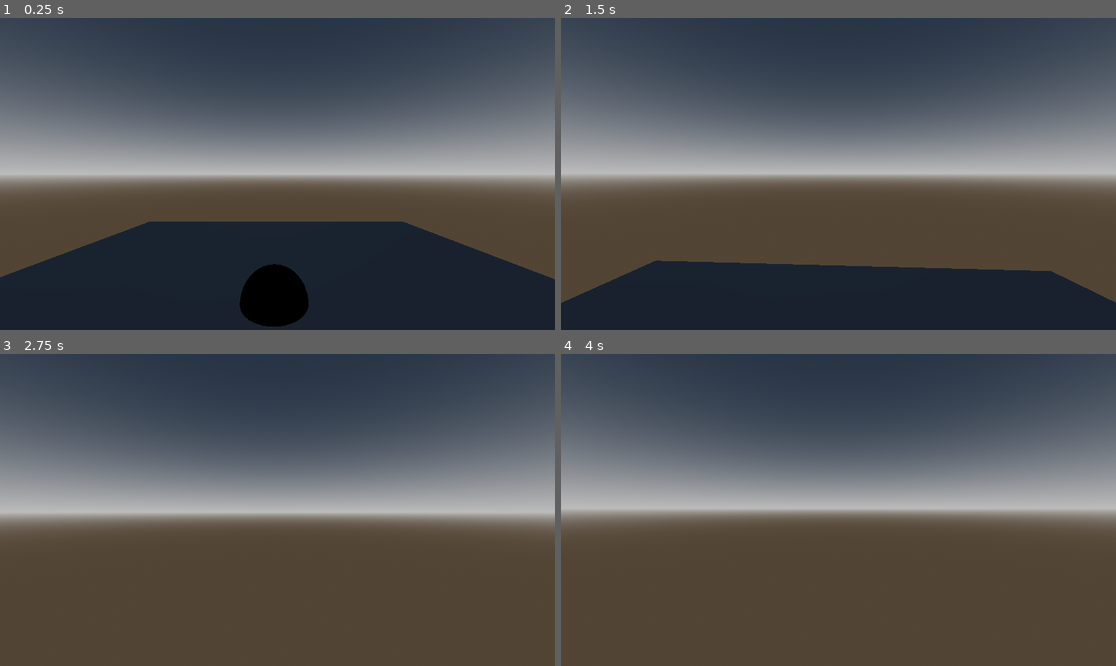
Above: before the commit, frames 1-4 (two rows, left to right).
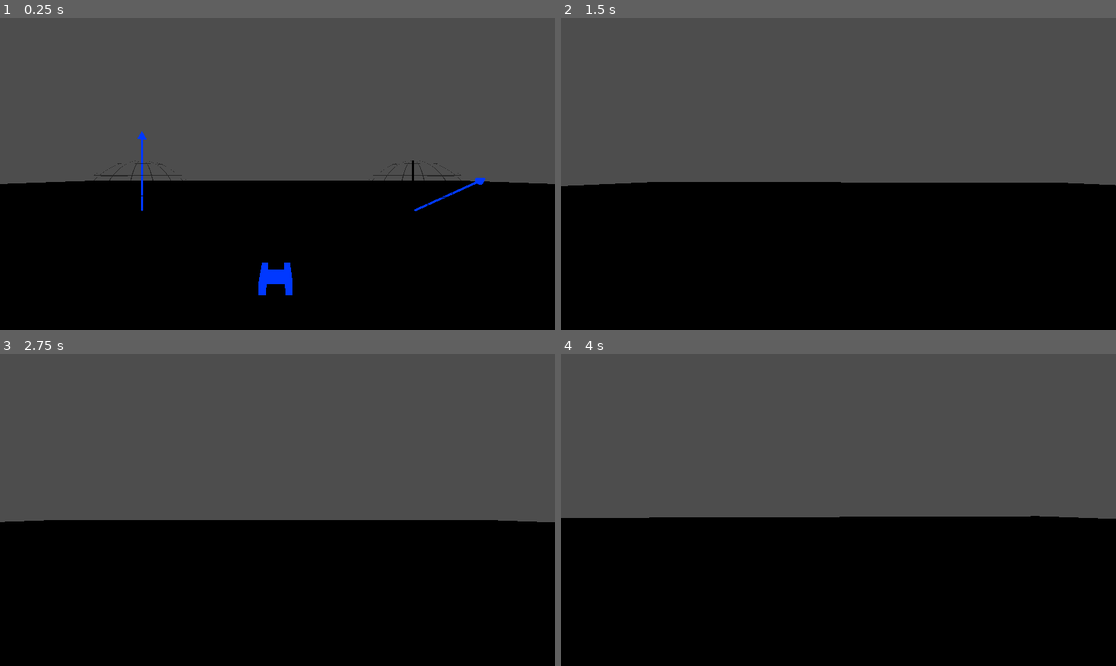
Above: after the commit, the same moments.

Repository: tdejong00/qugame
Game: Godot game, scene res://scenes/levels/main.tscn
The game is run twice, just before and just after one commit, with the same random seed, the same clock (stepped at 60 frames per second) and the same inputs.
Inputs (mouse positions are in pixels of both pictures, inside the frame that each line leads up to):
- Up to frame 1 (0.25 s): no input
- Up to frame 2 (1.5 s): move the mouse to (866, 174) at 0.52 s; hold W (move_up) from 0.53 s (still down); tap F (interact) at 0.6 s; tap Space (jump) at 0.77 s; move the mouse to (810, 174) at 1.27 s; tap Shift (sprint) at 1.35 s
- Up to frame 3 (2.75 s): keep holding W (move_up); tap Space (jump) at 1.52 s; move the mouse to (288, 503) at 2.02 s; tap F (interact) at 2.1 s
- Up to frame 4 (4 s): keep holding W (move_up); tap Enter at 2.75 s; move the mouse to (832, 516) at 2.77 s; tap Shift (sprint) at 2.85 s; tap Space (jump) at 3.02, 3.77 s; move the mouse to (877, 513) at 3.52 s; tap F (interact) at 3.6 s

The runs differ from the first frame. In frame 1, 82% of the frame differs, in the area x 0-100%, y 0-100%; in frame 2, 84%; in frame 3, 84%; in frame 4, 84%.

Commit message:
Add hadamard gate and change how gates are applied

Diff:
--- a/scenes/entities/player/player.gd
+++ b/scenes/entities/player/player.gd
@@ -16,6 +16,8 @@
 @export_group("Camera")
 ## Sensitivity of the camera to mouse movement.
 @export var camera_sensitivity: float = 1.0
+## Whether the camera bobbing effect is enabled.
+@export var enable_bobbing: bool = false
 ## Frequency at which the camera bobbing effect occurs while the player is moving.
 @export var bob_frequency: float = 2.0
 ## Amplitude of the camera bobbing effect, which determines how
@@ -91,7 +93,7 @@
         velocity.z = lerp(velocity.z, direction.z * speed, delta)
 
     # Handle view bobbing
-    if is_on_floor():
+    if enable_bobbing and is_on_floor():
         _bob_t += velocity.length() * delta
         bob_camera(_bob_t)
 
--- a/scenes/levels/main.tscn
+++ b/scenes/levels/main.tscn
@@ -1,38 +1,25 @@
-[gd_scene load_steps=8 format=3 uid="uid://b1ngqaf6fb2ak"]
+[gd_scene load_steps=6 format=3 uid="uid://b1ngqaf6fb2ak"]
 
 [ext_resource type="PackedScene" uid="uid://bsi2sm86hkhor" path="res://scenes/objects/qubit/qubit.tscn" id="2_mgg4g"]
 [ext_resource type="PackedScene" uid="uid://ckk03qsadcwlw" path="res://scenes/entities/player/player.tscn" id="2_s1drc"]
-
-[sub_resource type="ProceduralSkyMaterial" id="ProceduralSkyMaterial_xivj7"]
-sky_top_color = Color(0.134281, 0.16838, 0.215799, 1)
-sky_horizon_color = Color(0.598989, 0.597969, 0.598742, 1)
-ground_bottom_color = Color(0.261676, 0.223495, 0.179171, 1)
-ground_horizon_color = Color(0.598989, 0.597969, 0.598742, 1)
-
-[sub_resource type="Sky" id="Sky_ae0v7"]
-sky_material = SubResource("ProceduralSkyMaterial_xivj7")
-
-[sub_resource type="Environment" id="Environment_cgu1e"]
-background_mode = 2
-sky = SubResource("Sky_ae0v7")
-tonemap_mode = 2
-glow_enabled = true
+[ext_resource type="PackedScene" uid="uid://dnn7gxjnik7iw" path="res://scenes/objects/gates/hadamard_gate/hadamard_gate.tscn" id="3_wq7y3"]
 
 [sub_resource type="PlaneMesh" id="PlaneMesh_7jt82"]
-size = Vector2(10, 10)
+size = Vector2(100, 100)
 
-[sub_resource type="ConvexPolygonShape3D" id="ConvexPolygonShape3D_0hsqb"]
-points = PackedVector3Array(5.07738, 0.079334, 5.07738, -5.07738, -0.079334, -5.07738, -5.07738, 0.079334, -5.07738, 5.07738, -0.079334, -5.07738, -5.07738, -0.079334, 5.07738, -5.07738, 0.079334, 5.07738, 5.07738, 0.079334, -5.07738, 5.07738, -0.079334, 5.07738)
+[sub_resource type="ConvexPolygonShape3D" id="ConvexPolygonShape3D_76wk4"]
+points = PackedVector3Array(-50, 0, -50, -50, 0, 50, 50, 0, -50, 50, 0, 50)
 
 [node name="Main" type="Node3D"]
-
-[node name="WorldEnvironment" type="WorldEnvironment" parent="."]
-environment = SubResource("Environment_cgu1e")
 
 [node name="Player" parent="." instance=ExtResource("2_s1drc")]
 transform = Transform3D(1.2, 0, 0, 0, 1.2, 0, 0, 0, 1.2, 0, 0, 3)
 
 [node name="Qubit" parent="." instance=ExtResource("2_mgg4g")]
+transform = Transform3D(1, 0, 0, 0, 1, 0, 0, 0, 1, -2, 0, 0)
+
+[node name="Qubit2" parent="." instance=ExtResource("2_mgg4g")]
+transform = Transform3D(1, 0, 0, 0, 1, 0, 0, 0, 1, 2, 0, 0)
 
 [node name="Floor" type="StaticBody3D" parent="."]
 collision_layer = 4
@@ -42,4 +29,8 @@
 mesh = SubResource("PlaneMesh_7jt82")
 
 [node name="CollisionShape3D" type="CollisionShape3D" parent="Floor"]
-shape = SubResource("ConvexPolygonShape3D_0hsqb")
+shape = SubResource("ConvexPolygonShape3D_76wk4")
+
+[node name="HadamardGate" parent="." node_paths=PackedStringArray("qubit_in", "qubit_out") instance=ExtResource("3_wq7y3")]
+qubit_in = NodePath("../Qubit")
+qubit_out = NodePath("../Qubit2")
--- /dev/null
+++ b/scenes/objects/gates/hadamard_gate/hadamard_gate.gd
@@ -0,0 +1,9 @@
+## Represents an hadamard gate quantum gate.
+class_name HadamardGate extends QuantumGate
+
+func _init():
+    var sqrt_2_inv = 1.0 / sqrt(2.0)
+    _matrix = [
+        sqrt_2_inv, sqrt_2_inv,
+        sqrt_2_inv, -sqrt_2_inv
+    ]
--- /dev/null
+++ b/scenes/objects/gates/hadamard_gate/hadamard_gate.tscn
@@ -0,0 +1,31 @@
+[gd_scene load_steps=7 format=3 uid="uid://dnn7gxjnik7iw"]
+
+[ext_resource type="Script" path="res://scenes/objects/gates/hadamard_gate/hadamard_gate.gd" id="1_2r02u"]
+[ext_resource type="Material" uid="uid://cqj87tia0cqks" path="res://assets/black.tres" id="2_pmyb2"]
+[ext_resource type="Material" uid="uid://be2mlb4cmisim" path="res://assets/blue.tres" id="3_lf62x"]
+
+[sub_resource type="BoxMesh" id="BoxMesh_noipg"]
+material = ExtResource("2_pmyb2")
+size = Vector3(1, 0.4, 1)
+
+[sub_resource type="TextMesh" id="TextMesh_u3wlr"]
+material = ExtResource("3_lf62x")
+text = "H"
+
+[sub_resource type="ConvexPolygonShape3D" id="ConvexPolygonShape3D_bo6fl"]
+points = PackedVector3Array(-0.5, -0.2, -0.5, -0.5, 0.2, -0.5, 0.5, -0.2, -0.5, -0.5, -0.2, 0.5, -0.5, 0.2, 0.5, 0.5, 0.2, -0.5, 0.5, -0.2, 0.5, 0.5, 0.2, 0.5)
+
+[node name="HadamardGate" type="Node3D"]
+script = ExtResource("1_2r02u")
+
+[node name="StaticBody3D" type="StaticBody3D" parent="."]
+
+[node name="MeshInstance3D" type="MeshInstance3D" parent="StaticBody3D"]
+mesh = SubResource("BoxMesh_noipg")
+
+[node name="MeshInstance3D2" type="MeshInstance3D" parent="StaticBody3D"]
+transform = Transform3D(5, -2.84217e-14, 0, -7.7647e-22, -2.18557e-07, 5, -2.84217e-14, -5, -2.18557e-07, 0, 0.25, 0)
+mesh = SubResource("TextMesh_u3wlr")
+
+[node name="CollisionShape3D" type="CollisionShape3D" parent="StaticBody3D"]
+shape = SubResource("ConvexPolygonShape3D_bo6fl")
--- /dev/null
+++ b/scenes/objects/gates/identity_gate/identity_gate.tscn
@@ -0,0 +1,31 @@
+[gd_scene load_steps=7 format=3 uid="uid://c22a2s455orx7"]
+
+[ext_resource type="Script" path="res://scenes/objects/gates/identity_gate/identity_gate.gd" id="1_75w2r"]
+[ext_resource type="Material" uid="uid://cqj87tia0cqks" path="res://assets/black.tres" id="1_fjqbi"]
+[ext_resource type="Material" uid="uid://be2mlb4cmisim" path="res://assets/blue.tres" id="3_u1hpi"]
+
+[sub_resource type="BoxMesh" id="BoxMesh_t8urp"]
+material = ExtResource("1_fjqbi")
+size = Vector3(1, 0.4, 1)
+
+[sub_resource type="TextMesh" id="TextMesh_gt3xv"]
+material = ExtResource("3_u1hpi")
+text = "I"
+
+[sub_resource type="ConvexPolygonShape3D" id="ConvexPolygonShape3D_edw1c"]
+points = PackedVector3Array(-0.5, -0.2, -0.5, -0.5, 0.2, -0.5, 0.5, -0.2, -0.5, -0.5, -0.2, 0.5, -0.5, 0.2, 0.5, 0.5, 0.2, -0.5, 0.5, -0.2, 0.5, 0.5, 0.2, 0.5)
+
+[node name="IdentityGate" type="Node3D"]
+script = ExtResource("1_75w2r")
+
+[node name="StaticBody3D" type="StaticBody3D" parent="."]
+
+[node name="MeshInstance3D" type="MeshInstance3D" parent="StaticBody3D"]
+mesh = SubResource("BoxMesh_t8urp")
+
+[node name="MeshInstance3D2" type="MeshInstance3D" parent="StaticBody3D"]
+transform = Transform3D(5, -2.84217e-14, 0, -7.7647e-22, -2.18557e-07, 5, -2.84217e-14, -5, -2.18557e-07, 0, 0.25, 0)
+mesh = SubResource("TextMesh_gt3xv")
+
+[node name="CollisionShape3D" type="CollisionShape3D" parent="StaticBody3D"]
+shape = SubResource("ConvexPolygonShape3D_edw1c")
--- a/scenes/objects/gates/quantum_gate.gd
+++ b/scenes/objects/gates/quantum_gate.gd
@@ -1,19 +1,37 @@
 ## Represents a quantum gate that can apply transformations to a qubit using a defined matrix.
-class_name QuantumGate extends Node3D
+class_name QuantumGate extends Interactable
+
+## The input qubit of the quantum gate.
+@export var qubit_in: Qubit:
+    set = _set_qubit_in
+## The output qubit of the quantum gate.
+@export var qubit_out: Qubit:
+    set = _set_qubit_out
 
 ## A 2x2 matrix representing the quantum gate's transformation.
 var _matrix: PackedFloat32Array
 
 
-## Applies the quantum gate to the specified qubit.
-## Returns a new qubit with the transformation applied.
-func apply_to(qubit: Qubit) -> Qubit:
-    var alpha = Vector2(
-        _matrix[0] * qubit.alpha.x + _matrix[1] * qubit.beta.x,
-        _matrix[0] * qubit.alpha.y + _matrix[1] * qubit.beta.y
+func _set_qubit_in(value: Qubit):
+    qubit_in = value
+    if qubit_in and qubit_out:
+        apply()
+
+
+func _set_qubit_out(value: Qubit):
+    qubit_out = value
+    if qubit_in and qubit_out:
+        apply()
+
+
+## Applies the quantum gate to input qubit and stores the result in the output qubit.
+func apply():
+    qubit_out.alpha = Vector2(
+        _matrix[0] * qubit_in.alpha.x + _matrix[1] * qubit_in.beta.x,
+        _matrix[0] * qubit_in.alpha.y + _matrix[1] * qubit_in.beta.y
     )
-    var beta = Vector2(
-        _matrix[2] * qubit.alpha.x + _matrix[3] * qubit.beta.x,
-        _matrix[2] * qubit.alpha.y + _matrix[3] * qubit.beta.y
+    qubit_out.beta = Vector2(
+        _matrix[2] * qubit_in.alpha.x + _matrix[3] * qubit_in.beta.x,
+        _matrix[2] * qubit_in.alpha.y + _matrix[3] * qubit_in.beta.y
     )
-    return Qubit.create(alpha, beta)
+    qubit_out.update()
--- a/scenes/objects/qubit/qubit.gd
+++ b/scenes/objects/qubit/qubit.gd
@@ -16,10 +16,13 @@
 ## Speed at which the Bloch sphere arrow rotates towards its target orientation.
 const ROTATION_SPEED: float = 5.0
 
+## Whether the bloch shpere is shown by default.
+@export var show_bloch_sphere: bool = true
+
 ## The amplitude for the |0⟩ state.
-var _alpha: Vector2 = Vector2.RIGHT
+var alpha: Vector2 = Vector2.RIGHT
 ## The amplitude for the |1⟩ state.
-var _beta: Vector2 = Vector2.ZERO
+var beta: Vector2 = Vector2.ZERO
 ## The polar angle that determines the qubit's position on the Bloch sphere.
 var _theta: float = 0.0
 ## The azimuthal angle that represents the relative phase between α and β.
@@ -29,34 +32,9 @@
 @onready var bloch_sphere_arrow: Node3D = $BlochSphere/Arrow
 
 
-## Creates qubit instance and initializes it with the specified amplitudes.
-static func create(alpha: Vector2, beta: Vector2) -> Qubit:
-    var instance: Qubit = SCENE.instantiate()
-    instance._alpha = alpha
-    instance._beta = beta
-    return instance
-
-
 func _ready() -> void:
-    # Ensure that |α|² + |β|² = 1.
-    var alpha_norm = sqrt(_alpha.x ** 2 + _alpha.y ** 2)
-    var beta_norm = sqrt(_beta.x ** 2 + _beta.y ** 2)
-    assert(alpha_norm + beta_norm == 1)
-
-    # Set theta angle
-    _theta = 2 * acos(alpha_norm)
-
-    # Set phi angle
-    var alpha_phase = atan2(_alpha.y, _alpha.x)
-    var beta_phase = atan2(_beta.y, _beta.x)
-    _phi = beta_phase - alpha_phase
-
-    # Ensure phi is within range [0, 2π]
-    if _phi < 0:
-        _phi += PI * 2
-
-    # Disable visibility of bloch sphere by default
-    bloch_sphere.visible = false
+    update()
+    bloch_sphere.visible = show_bloch_sphere
 
 
 func _physics_process(delta: float) -> void:
@@ -69,8 +47,24 @@
 
 ## Returns a string representation of the qubit state in Dirac notation.
 func _to_string() -> String:
-    return "|Ψ⟩ = " + str(_alpha) + "|0⟩ " + str(_beta) + "|1⟩"
+    return "|Ψ⟩ = " + str(alpha) + "|0⟩ " + str(beta) + "|1⟩"
 
+
+func update():
+    print(self)
+
+    # Set theta angle
+    var alpha_norm = sqrt(alpha.x ** 2 + alpha.y ** 2)
+    _theta = 2 * acos(alpha_norm)
+
+    # Set phi angle
+    var alpha_phase = atan2(alpha.y, alpha.x)
+    var beta_phase = atan2(beta.y, beta.x)
+    _phi = beta_phase - alpha_phase
+
+    # Ensure phi is within range [0, 2π]
+    if _phi < 0:
+        _phi += PI * 2
 
 ## Toggles visibility of bloch sphere when interacted with.
 func interact() -> void:
--- a/scenes/objects/qubit/qubit.tscn
+++ b/scenes/objects/qubit/qubit.tscn
@@ -8,7 +8,8 @@
 [sub_resource type="StandardMaterial3D" id="StandardMaterial3D_sywhx"]
 blend_mode = 1
 cull_mode = 1
-roughness = 0.0
+disable_receive_shadows = true
+shadow_to_opacity = true
 
 [sub_resource type="SphereMesh" id="SphereMesh_arq8k"]
 material = SubResource("StandardMaterial3D_sywhx")
@@ -52,17 +53,18 @@
 
 [sub_resource type="SphereMesh" id="SphereMesh_y8nnr"]
 material = ExtResource("2_u3hps")
-height = 0.5
+radius = 0.25
+height = 0.25
 is_hemisphere = true
 
 [sub_resource type="SphereShape3D" id="SphereShape3D_xauho"]
+radius = 0.25
 
 [node name="Qubit" type="Node3D"]
 script = ExtResource("1_l4ays")
 
 [node name="BlochSphere" type="Node3D" parent="."]
-transform = Transform3D(2, 0, 0, 0, 2, 0, 0, 0, 2, 0, 1.82432, 0)
-visible = false
+transform = Transform3D(1.5, 0, 0, 0, 1.5, 0, 0, 0, 1.5, 0, 1.25, 0)
 
 [node name="InvertedSphere" type="MeshInstance3D" parent="BlochSphere"]
 mesh = SubResource("SphereMesh_arq8k")
@@ -88,7 +90,7 @@
 skeleton = NodePath("../AxisX")
 
 [node name="Arrow" type="Node3D" parent="BlochSphere"]
-transform = Transform3D(0.499999, -0.5, 0.707107, 0.707106, 0.707107, 0, -0.499999, 0.5, 0.707107, 0, 0, 0)
+transform = Transform3D(0.999998, 0, 0, 0, 1, 0, 0, 0, 1, 0, 0, 0)
 
 [node name="ArrowHead" type="MeshInstance3D" parent="BlochSphere/Arrow"]
 transform = Transform3D(1, 0, 0, 0, 1, 0, 0, 0, 1, 0, 0.75, 0)
Renamed: scenes/objects/gates/identity_gate.gd -> scenes/objects/gates/identity_gate/identity_gate.gd
